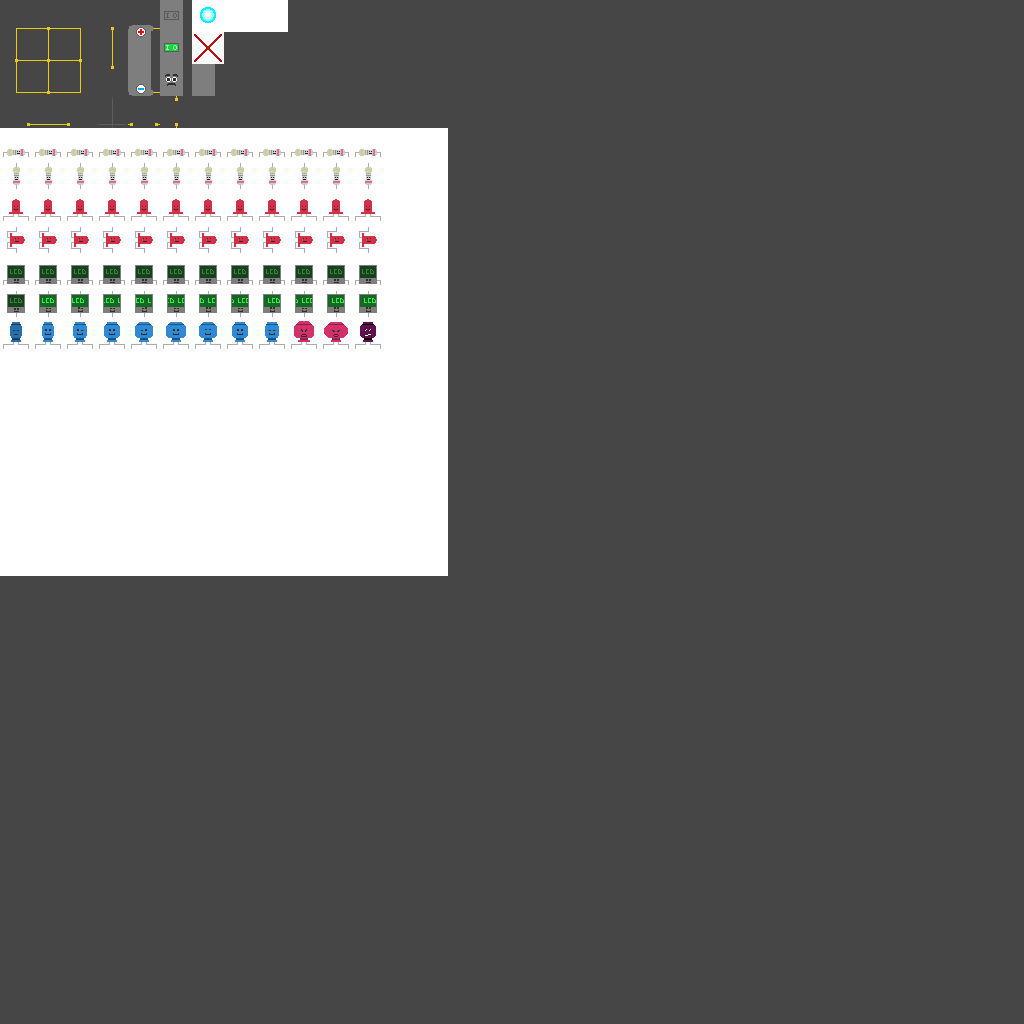
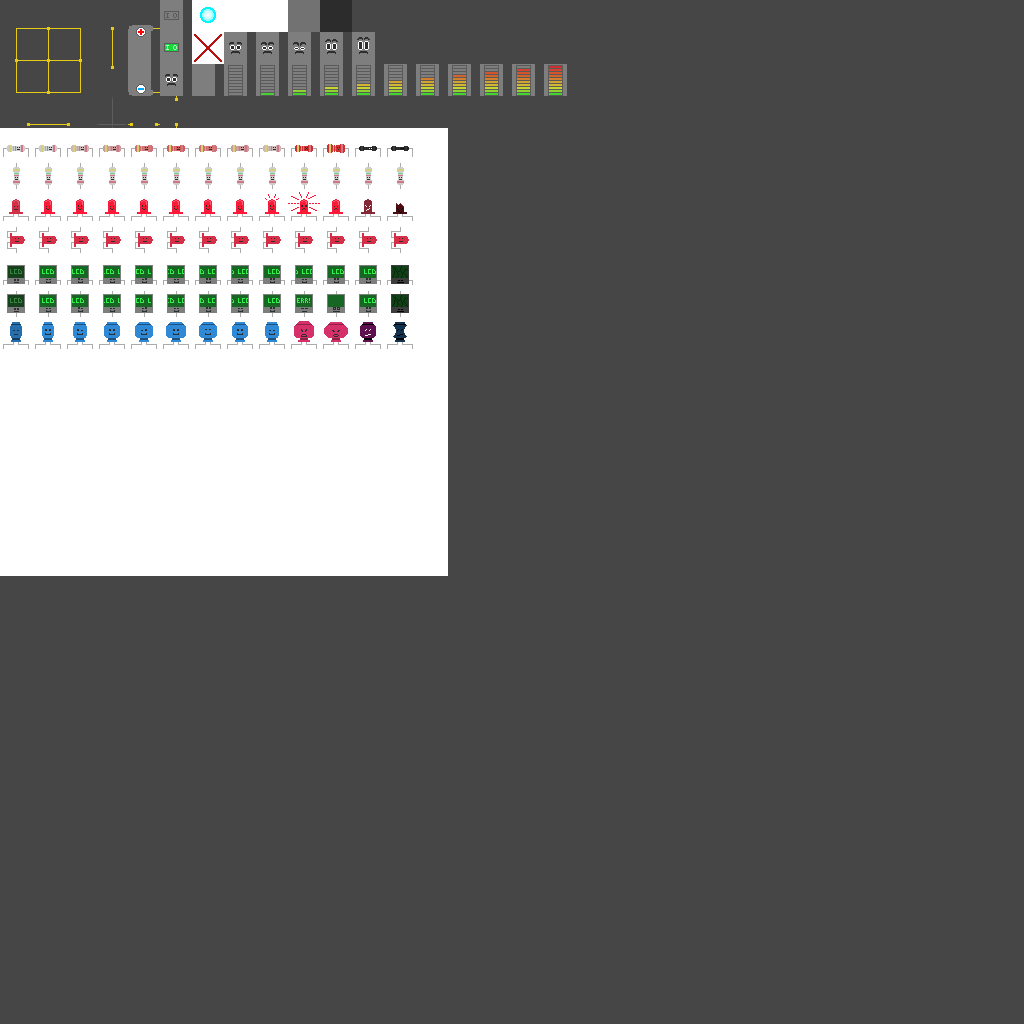
Two versions of the same layered image (1024x1024). Layer-by-layer changes:
painted on "Layer" over bbox(3, 32, 567, 349)
painted on "Background" over bbox(288, 0, 352, 32)
